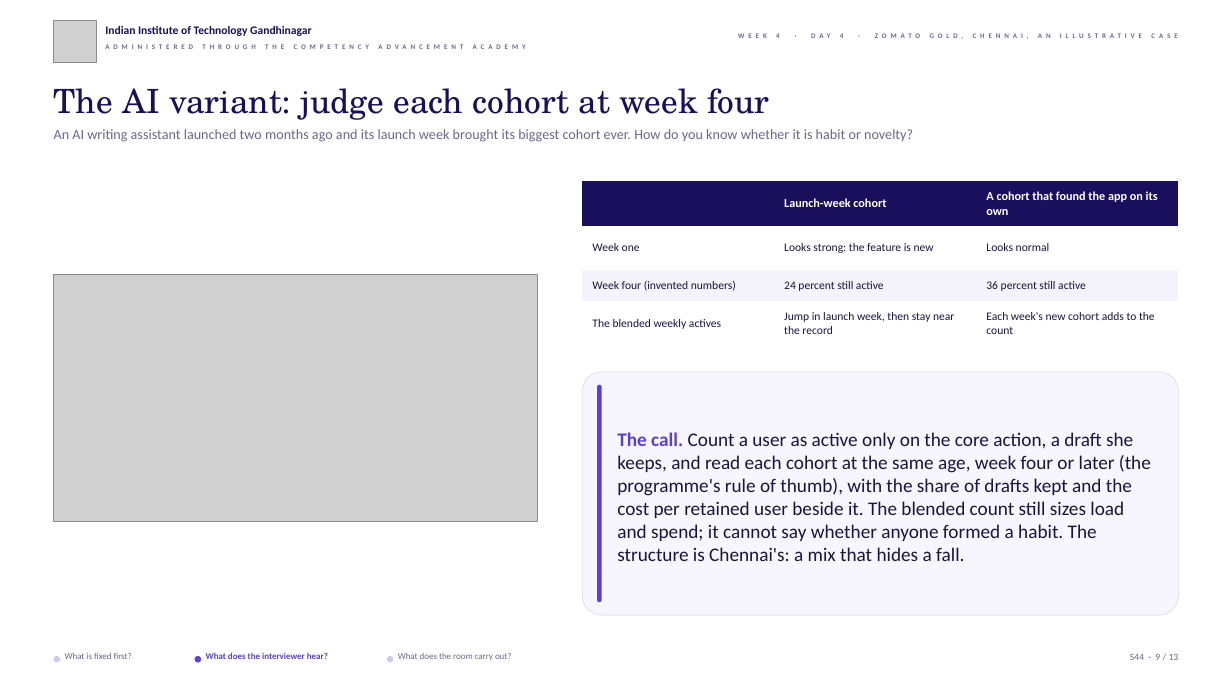
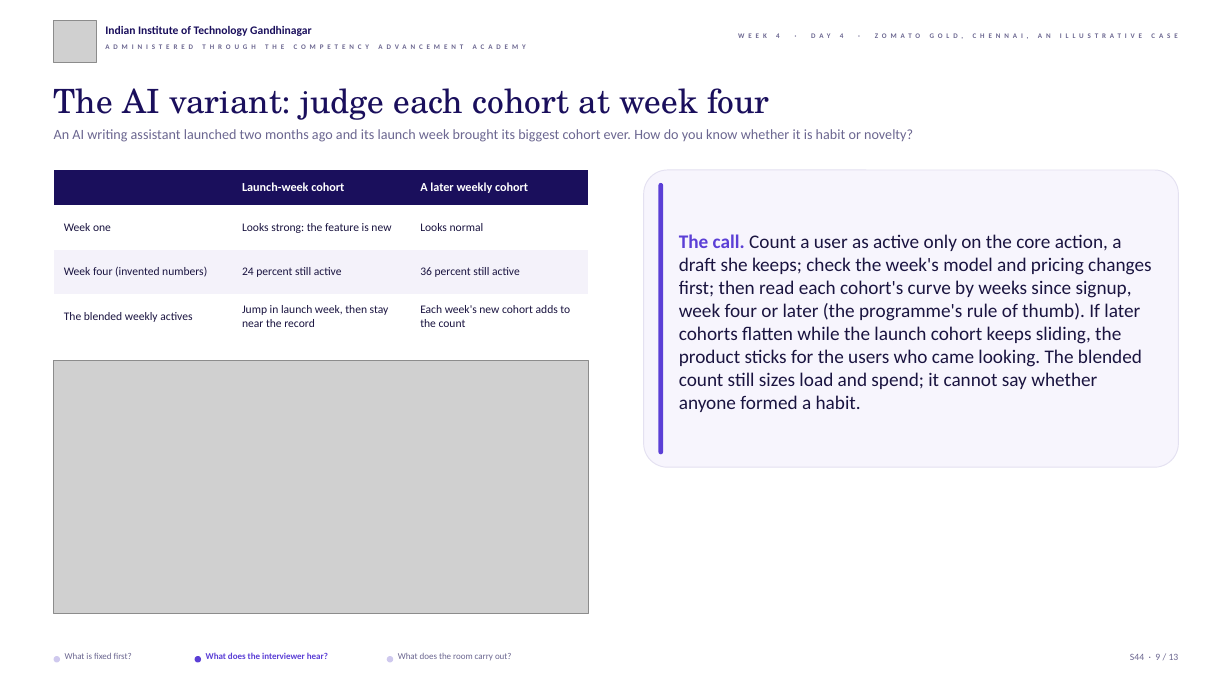
Before and after one commit to fde-academy-lab/c2-content-factory, a slide deck: slide 9 of content/W04/D4/slides/C2_W04_D04_half2_STUDENT.pptx. Drawn at 1232x693 pixels with LibreOffice and Linux fonts; fonts in the diff are those of the drawing; grey boxes stand for pictures; background and template pictures are left out. Boxes give left, top, right and bottom in pixels: in the first picture for what was removed or moved away, otherwise in the second. Text is boxed around its words. In the diff, an @@ line names an element or a change of style, - is before the commit and + after.

```diff
--- a/content/W04/D4/slides/C2_W04_D04_half2_STUDENT.pptx
+++ b/content/W04/D4/slides/C2_W04_D04_half2_STUDENT.pptx
@@ table at (54, 170, 589, 335) @@
-row 1, column 3: A cohort that found the app on its own
+row 1, column 3: A later weekly cohort
@@ table: place and size @@
-table at (582, 181, 1178, 346)
+table at (54, 170, 589, 335)
@@ rounded rectangle: place and size @@
-rounded rectangle at (582, 372, 1178, 615)
+rounded rectangle at (644, 170, 1179, 468)
@@ rounded rectangle: place and size @@
-rounded rectangle at (597, 384, 602, 602)
+rounded rectangle at (659, 183, 664, 455)
@@ text at (679, 234, 1152, 412): text changed @@
-The call. Count a user as active only on the core action, a draft she keeps, and read each cohort at the same age, week four or later (the programme's rule of thumb), with the share of drafts kept and the cost per retained user beside it. The blended count still sizes load and spend; it cannot say whether anyone formed a habit. The structure is Chennai's: a mix that hides a fall.
+The call. Count a user as active only on the core action, a draft she keeps; check the week's model and pricing changes first; then read each cohort's curve by weeks since signup, week four or later (the programme's rule of thumb). If later cohorts flatten while the launch cohort keeps sliding, the product sticks for the users who came looking. The blended count still sizes load and spend; it cannot say whether anyone formed a habit.
@@ picture removed at (54, 275, 537, 522) @@
@@ picture added at (54, 360, 589, 614) @@
```
Also in this commit, not shown: 3 other slides changed, 24 other files.
